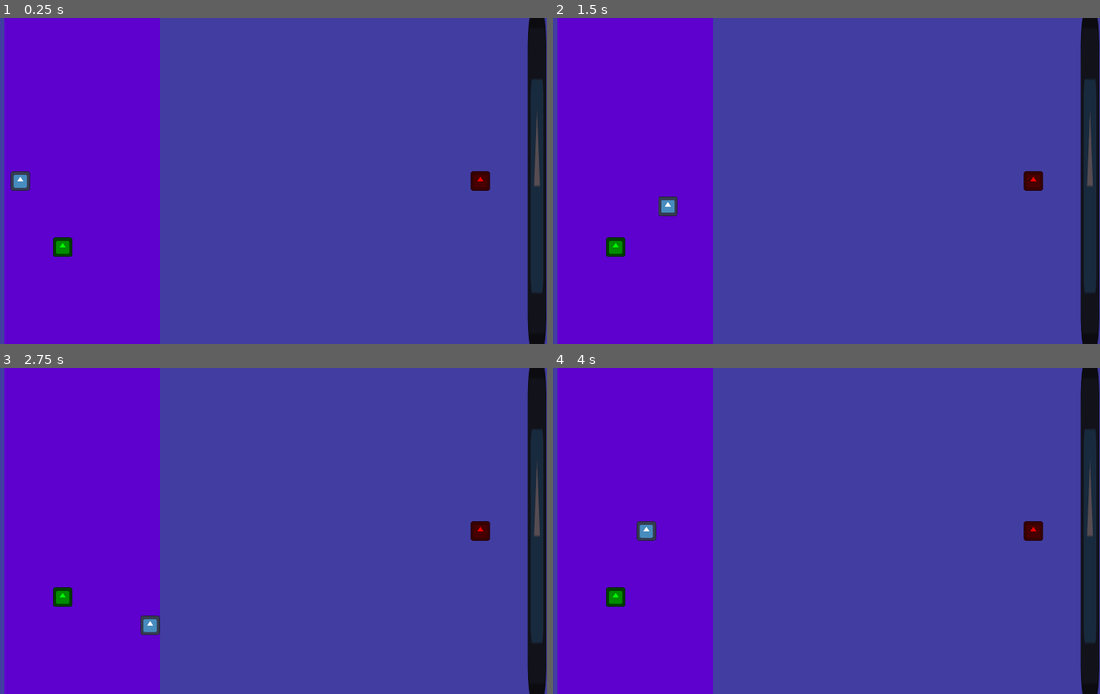
Above: before the commit, frames 1-4 (two rows, left to right).
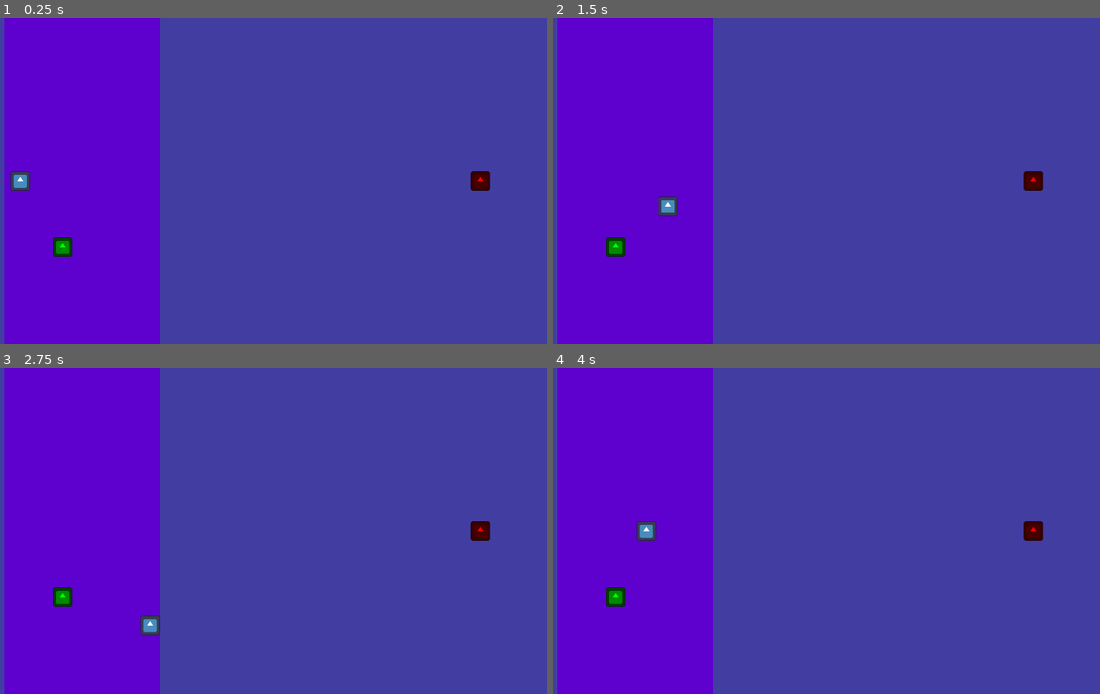
Above: after the commit, the same moments.

Repository: kyleking333/TreadmillDefense
Game: Godot game, scene res://level_1.tscn
The game is run twice, just before and just after one commit, with the same random seed, the same clock (stepped at 60 frames per second) and the same inputs. The engine's default icon, where the game draws it, is replaced by a stand-in: a white triangle on a blue panel in a dark square.
Inputs:
- Up to frame 1 (0.25 s): no input
- Up to frame 2 (1.5 s): tap Enter at 0.5 s; hold Right (move_right) 0.53-1.28 s; hold Down (move_down) from 1.28 s (still down)
- Up to frame 3 (2.75 s): release Down (move_down) at 2.03 s; hold Right (move_right) from 2.03 s (still down)
- Up to frame 4 (4 s): tap Space at 2.75 s; release Right (move_right) at 2.78 s; hold Up (move_up) 2.78-3.53 s; hold Left (move_left) from 3.53 s (still down)

The runs differ from the first frame. In frame 1, 3.4% of the frame differs, in the area x 96-100%, y 0-100%; in frame 2, 3.4%; in frame 3, 3.4%; in frame 4, 3.4%.

Commit message:
started pathlink management skeleton

Diff:
--- a/level_1.tscn
+++ b/level_1.tscn
@@ -1,9 +1,9 @@
 [gd_scene load_steps=10 format=3 uid="uid://dnakqitx23ih0"]
 
-[ext_resource type="PackedScene" uid="uid://dn1ro1agtfx3f" path="res://path_link.tscn" id="1_i0ny1"]
 [ext_resource type="PackedScene" uid="uid://mf6peg4j56ge" path="res://player.tscn" id="1_vnh7e"]
 [ext_resource type="PackedScene" uid="uid://cg33kttlotwox" path="res://enemy.tscn" id="2_0q7e5"]
 [ext_resource type="PackedScene" uid="uid://cn5ojvi34i54u" path="res://tower.tscn" id="3_pl6rr"]
+[ext_resource type="PackedScene" uid="uid://dffc26uerwjhi" path="res://path_link_mgr.tscn" id="5_27pg0"]
 
 [sub_resource type="RectangleShape2D" id="RectangleShape2D_mlvnq"]
 size = Vector2(10.28, 8.76623)
@@ -68,9 +68,6 @@
 position = Vector2(660.5, 541.5)
 shape = SubResource("RectangleShape2D_c0yl8")
 
-[node name="PathLink" parent="." instance=ExtResource("1_i0ny1")]
-position = Vector2(1856, 0)
-
 [node name="Player" parent="." instance=ExtResource("1_vnh7e")]
 position = Vector2(180, 540)
 
@@ -82,3 +79,6 @@
 
 [node name="Camera2D" type="Camera2D" parent="."]
 offset = Vector2(960, 540)
+
+[node name="PathLinkMgr" parent="." node_paths=PackedStringArray("level_area") instance=ExtResource("5_27pg0")]
+level_area = NodePath("../ColorRect")
--- /dev/null
+++ b/path_link.gd
@@ -0,0 +1,5 @@
+class_name PathLink
+extends Area2D
+
+func get_size():
+	return $Sprite2D.texture.get_size()
--- a/path_link.tscn
+++ b/path_link.tscn
@@ -1,11 +1,13 @@
-[gd_scene load_steps=3 format=3 uid="uid://dn1ro1agtfx3f"]
+[gd_scene load_steps=4 format=3 uid="uid://dn1ro1agtfx3f"]
 
+[ext_resource type="Script" path="res://path_link.gd" id="1_f02go"]
 [ext_resource type="Texture2D" uid="uid://baluf20s5qxnh" path="res://icon.svg" id="1_u4o37"]
 
 [sub_resource type="RectangleShape2D" id="RectangleShape2D_srjps"]
 size = Vector2(61.99, 8.70968)
 
 [node name="PathLink" type="Area2D"]
+script = ExtResource("1_f02go")
 
 [node name="CollisionShape2D" type="CollisionShape2D" parent="."]
 position = Vector2(31.005, 540)
--- /dev/null
+++ b/path_link_mgr.gd
@@ -0,0 +1,44 @@
+# Talk about a linked list
+# 'links' will be fixed order. We'll interate over it and adjust the positions accordingly
+# > we'll keep a variable which points to the first visible link?
+# links will be shifted +x over time, until they're relocated to some negative x val once they're fully past the level area
+
+
+extends Node
+
+# Inspector
+@export var level_area: CanvasItem
+
+# Public
+var num_fully_visible_pathlinks
+
+# Private
+@onready var _link_template = load("path_link.tscn")
+var _level_width: float
+var _links: Array[PathLink]
+var _link_width: float
+const _min_links_to_insert = 4
+
+
+func _ready() -> void:
+	var first_link = _link_template.instantiate()
+	_link_width =first_link.get_size()[0]
+	first_link.position = level_area.position
+	_links.append(first_link)
+	_level_width = level_area.get_size()[0]
+	num_fully_visible_pathlinks = _level_width / _link_width
+	for i in range(num_fully_visible_pathlinks-1):
+		var next_link = _link_template.instantiate()
+		next_link.position = level_area.position + Vector2(i * _link_width, 0)
+		_links.append(next_link)
+
+	insert()  # should have more than the bare minimum
+
+func _process(delta: float) -> void:
+	pass  #TODO: move all links +x, check for past-visible, move to -x
+
+func insert():
+	_insert(0)  #TODO: not constant value, random index into hidden links
+
+func _insert(pathlink_index: int):
+	pass  #TODO: insert and configure '_min_links_to_insert' links
--- /dev/null
+++ b/path_link_mgr.tscn
@@ -0,0 +1,6 @@
+[gd_scene load_steps=2 format=3 uid="uid://dffc26uerwjhi"]
+
+[ext_resource type="Script" path="res://path_link_mgr.gd" id="1_xxfnd"]
+
+[node name="PathLinkMgr" type="Node"]
+script = ExtResource("1_xxfnd")
